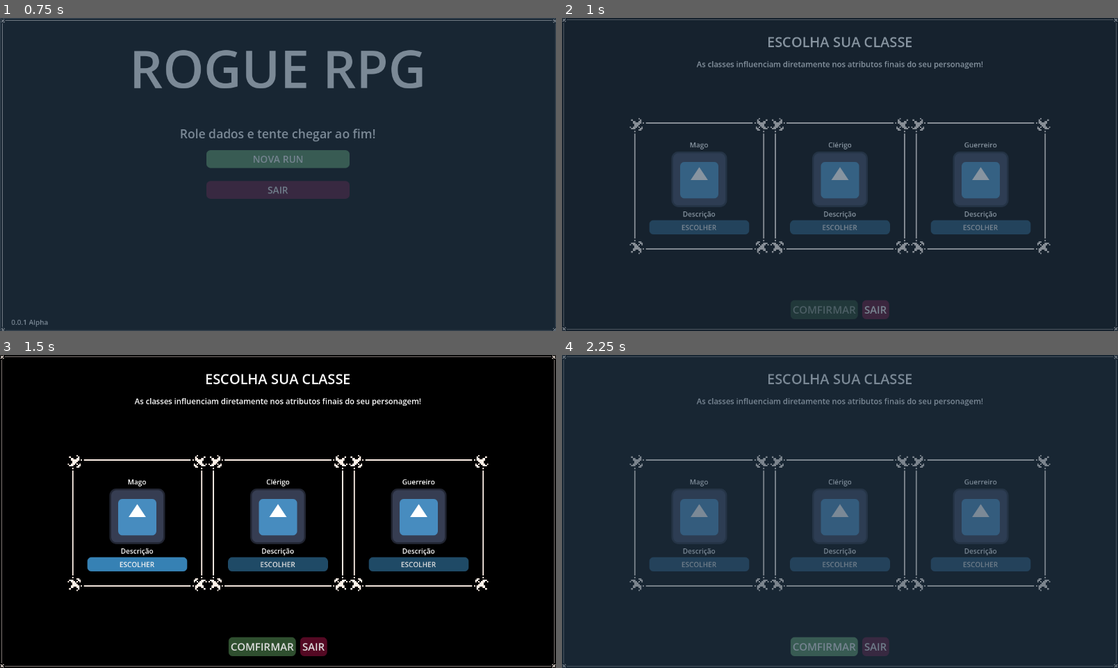
Above: before the commit, frames 1-4 (two rows, left to right).
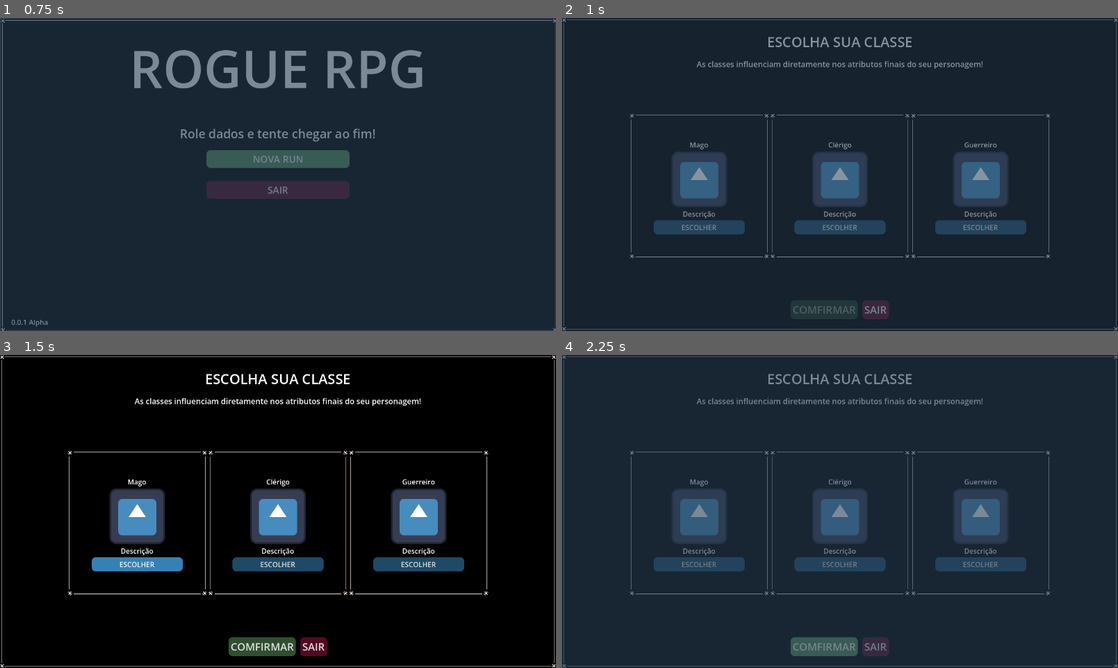
Above: after the commit, the same moments.

Repository: NouanGust/RogueRPG
Game: Godot game, scene res://Scenes/run/main_menu_scene.tscn
Two runs of this game, one before a commit and one after it. Both use one fixed random seed, a clock stepped at 60 frames per second and the inputs below. The engine's default icon, where the game draws it, is replaced by a stand-in: a white triangle on a blue panel in a dark square.
Inputs:
- Up to frame 1 (0.75 s): click "NOVA RUN" at 0.5 s
- Up to frame 2 (1 s): no input
- Up to frame 3 (1.5 s): click "ESCOLHER" at 1.25 s
- Up to frame 4 (2.25 s): click "COMFIRMAR" at 2 s

Frame 1 is identical in both runs. In frame 2, 2.4% of the frame differs, in the area x 12-88%, y 30-77%; in frame 3, 2.6%; in frame 4, 2.4%.

Commit message:
feat: Juice effects, sfx e bgm

Diff:
--- a/Scenes/Entities/enemy.tscn
+++ b/Scenes/Entities/enemy.tscn
@@ -1,11 +1,11 @@
 [gd_scene format=3 uid="uid://rysxpsnha4xb"]
 
-[ext_resource type="Script" uid="uid://kdhw0c46qma0" path="res://Scenes/Entities/enemy.gd" id="1_jr1g6"]
-[ext_resource type="Shader" uid="uid://bv5mxen2on5ev" path="res://Scenes/Entities/hit_flash.gdshader" id="2_4fpkd"]
+[ext_resource type="Script" uid="uid://kdhw0c46qma0" path="res://scenes/entities/enemy.gd" id="1_jr1g6"]
+[ext_resource type="Shader" uid="uid://bv5mxen2on5ev" path="res://scenes/entities/hit_flash.gdshader" id="2_4fpkd"]
 [ext_resource type="Texture2D" uid="uid://damjnxbr1b2ge" path="res://icon.svg" id="2_hlb8m"]
-[ext_resource type="Script" uid="uid://cvctj0pw14gwt" path="res://Scripts/Components/stats_component.gd" id="3_4fpkd"]
-[ext_resource type="Script" uid="uid://d3tx70s82u3ma" path="res://Scripts/Components/health_component.gd" id="4_wqw0c"]
-[ext_resource type="Script" uid="uid://b5js5veqeeo81" path="res://Scripts/Components/combat_component.gd" id="5_onntj"]
+[ext_resource type="Script" uid="uid://cvctj0pw14gwt" path="res://scripts/components/stats_component.gd" id="3_4fpkd"]
+[ext_resource type="Script" uid="uid://d3tx70s82u3ma" path="res://scripts/components/health_component.gd" id="4_wqw0c"]
+[ext_resource type="Script" uid="uid://b5js5veqeeo81" path="res://scripts/components/combat_component.gd" id="5_onntj"]
 
 [sub_resource type="ShaderMaterial" id="ShaderMaterial_wqw0c"]
 shader = ExtResource("2_4fpkd")
@@ -18,8 +18,8 @@
 
 [node name="Sprite2D2" type="Sprite2D" parent="." unique_id=408008699]
 modulate = Color(0, 0, 0, 0.56)
-position = Vector2(0, 26)
-scale = Vector2(0.1, 0.3)
+position = Vector2(0, 86)
+scale = Vector2(0.50000006, 0.056250002)
 texture = ExtResource("2_hlb8m")
 
 [node name="Sprite2D" type="Sprite2D" parent="." unique_id=924286466]
--- a/Scenes/battle/BattleScene.tscn
+++ b/Scenes/battle/BattleScene.tscn
@@ -1,16 +1,17 @@
 [gd_scene format=3 uid="uid://bjl1db2okea7h"]
 
-[ext_resource type="Script" uid="uid://8kwf686gj1kl" path="res://Scripts/Components/dice_roller.gd" id="1_jb5ws"]
-[ext_resource type="Script" uid="uid://dencu6ype82ob" path="res://Scenes/battle/battle_scene.gd" id="1_t3o3d"]
-[ext_resource type="PackedScene" uid="uid://blkvvo4kpqyln" path="res://Scenes/Entities/player.tscn" id="2_rpe18"]
-[ext_resource type="Script" uid="uid://cm5gejak3jpgh" path="res://Scripts/controllers/battle_controller.gd" id="2_vd1me"]
-[ext_resource type="PackedScene" uid="uid://rysxpsnha4xb" path="res://Scenes/Entities/enemy.tscn" id="3_vvcci"]
-[ext_resource type="Script" uid="uid://jnenpcaop27n" path="res://Scenes/battle/battle_ui.gd" id="4_rjp4h"]
-[ext_resource type="Script" uid="uid://hcscc6dcxeho" path="res://Scripts/resources/enemy_data.gd" id="6_qcili"]
-[ext_resource type="Resource" uid="uid://bfwcvfw2jbpkl" path="res://Scripts/resources/skeleton.tres" id="7_4ro08"]
-[ext_resource type="Resource" uid="uid://iaes6od38a84" path="res://Scripts/resources/shadow.tres" id="8_5u8xp"]
-[ext_resource type="PackedScene" uid="uid://2vo5yre3vjgh" path="res://Scenes/Entities/damage_text.tscn" id="8_vpuc1"]
-[ext_resource type="Resource" uid="uid://c3vlvd4lj2v86" path="res://Scripts/resources/stone_golem.tres" id="9_yvj2l"]
+[ext_resource type="Script" uid="uid://8kwf686gj1kl" path="res://scripts/components/dice_roller.gd" id="1_jb5ws"]
+[ext_resource type="Script" uid="uid://dencu6ype82ob" path="res://scenes/battle/battle_scene.gd" id="1_t3o3d"]
+[ext_resource type="PackedScene" uid="uid://blkvvo4kpqyln" path="res://scenes/entities/player.tscn" id="2_rpe18"]
+[ext_resource type="Script" uid="uid://cm5gejak3jpgh" path="res://scripts/controllers/battle_controller.gd" id="2_vd1me"]
+[ext_resource type="PackedScene" uid="uid://rysxpsnha4xb" path="res://scenes/entities/enemy.tscn" id="3_vvcci"]
+[ext_resource type="Script" uid="uid://jnenpcaop27n" path="res://scenes/battle/battle_ui.gd" id="4_rjp4h"]
+[ext_resource type="Script" uid="uid://hcscc6dcxeho" path="res://scripts/resources/enemy_data.gd" id="6_qcili"]
+[ext_resource type="Resource" uid="uid://bfwcvfw2jbpkl" path="res://scripts/resources/skeleton.tres" id="7_4ro08"]
+[ext_resource type="Resource" uid="uid://iaes6od38a84" path="res://scripts/resources/shadow.tres" id="8_5u8xp"]
+[ext_resource type="PackedScene" uid="uid://2vo5yre3vjgh" path="res://scenes/entities/damage_text.tscn" id="8_vpuc1"]
+[ext_resource type="AudioStream" uid="uid://bhoh3ou3nlhv8" path="res://Assets/Music/SFX/attack.mp3" id="9_xvy46"]
+[ext_resource type="Resource" uid="uid://c3vlvd4lj2v86" path="res://scripts/resources/stone_golem.tres" id="9_yvj2l"]
 [ext_resource type="Texture2D" uid="uid://b1psxojoqg768" path="res://Assets/Background/sky.png" id="11_4rstf"]
 [ext_resource type="Texture2D" uid="uid://c8xu5mphlnx5k" path="res://Assets/UI/panel-border-022.png" id="12_qcili"]
 [ext_resource type="Texture2D" uid="uid://x4f4hqpx1pdt" path="res://Assets/Background/hills&trees.png" id="12_vpuc1"]
@@ -19,6 +20,7 @@
 [ext_resource type="Texture2D" uid="uid://cfcoplx2bgcyu" path="res://Assets/Background/Battleground1.png" id="14_xvy46"]
 [ext_resource type="Texture2D" uid="uid://damjnxbr1b2ge" path="res://icon.svg" id="14_yvj2l"]
 [ext_resource type="Texture2D" uid="uid://d31vhh6u2yvmy" path="res://Assets/UI/spikecore.png" id="18_vpuc1"]
+[ext_resource type="AudioStream" uid="uid://xom27j2pc0c" path="res://Assets/Music/battleTheme.wav" id="20_5b2op"]
 
 [sub_resource type="StyleBoxTexture" id="StyleBoxTexture_vvcci"]
 texture = ExtResource("13_5u8xp")
@@ -63,6 +65,7 @@
 script = ExtResource("2_vd1me")
 enemy_pool = Array[ExtResource("6_qcili")]([ExtResource("7_4ro08"), ExtResource("8_5u8xp"), ExtResource("9_yvj2l")])
 damage_text_scene = ExtResource("8_vpuc1")
+attack_sfx = ExtResource("9_xvy46")
 metadata/_custom_type_script = "uid://cm5gejak3jpgh"
 
 [node name="BattleFieldLayer" type="Node" parent="." unique_id=360564739]
@@ -263,3 +266,8 @@
 
 [node name="Camera2D" type="Camera2D" parent="." unique_id=966493238]
 position = Vector2(640, 360)
+
+[node name="AudioStreamPlayer" type="AudioStreamPlayer" parent="." unique_id=1467497632]
+stream = ExtResource("20_5b2op")
+volume_db = -5.0
+autoplay = true
--- a/Scenes/run/class_card.tscn
+++ b/Scenes/run/class_card.tscn
@@ -7,6 +7,10 @@
 
 [sub_resource type="StyleBoxTexture" id="StyleBoxTexture_i4ldi"]
 texture = ExtResource("1_fnm7h")
+texture_margin_left = 10.0
+texture_margin_top = 10.0
+texture_margin_right = 10.0
+texture_margin_bottom = 10.0
 
 [node name="ClassCard" type="PanelContainer" unique_id=693902714]
 custom_minimum_size = Vector2(320, 260)
--- a/Scripts/controllers/attribute_roll_scene.gd
+++ b/Scripts/controllers/attribute_roll_scene.gd
@@ -58,12 +58,19 @@
 func _connect_buttons() -> void:
 	back_button.pressed.connect(_on_back_button_pressed)
 	roll_all_button.pressed.connect(_on_roll_all_button_pressed)
+	back_button.mouse_entered.connect(_on_back_button_hovered)
+	roll_all_button.mouse_entered.connect(_on_roll_all_button_hovered)
 	confirm_button.pressed.connect(_on_confirm_button_pressed)
+	confirm_button.mouse_entered.connect(_on_confirm_button_hovered)
 
 	strength_roll_button.pressed.connect(_on_strength_roll_button_pressed)
 	intelligence_roll_button.pressed.connect(_on_intelligence_roll_button_pressed)
 	faith_roll_button.pressed.connect(_on_faith_roll_button_pressed)
 	agility_roll_button.pressed.connect(_on_agility_roll_button_pressed)
+	strength_roll_button.mouse_entered.connect(_on_strength_roll_button_hovered)
+	intelligence_roll_button.mouse_entered.connect(_on_intelligence_roll_button_hovered)
+	faith_roll_button.mouse_entered.connect(_on_faith_roll_button_hovered)
+	agility_roll_button.mouse_entered.connect(_on_agility_roll_button_hovered)
 
 func _reset_value_labels() -> void:
 	strength_value_label.text = "-"
@@ -83,38 +90,66 @@
 	)
 
 func _on_strength_roll_button_pressed() -> void:
+	AudioManager.play_single_dice()
 	var result := _roll_die(selected_class.strength_dice)
 	rolled_attributes["strength"] = result
 	strength_value_label.text = str(result)
 	_update_confirm_state()
 
+func _on_strength_roll_button_hovered() -> void:
+	AudioManager.play_ui_hover()
+
 func _on_intelligence_roll_button_pressed() -> void:
+	AudioManager.play_single_dice()
 	var result := _roll_die(selected_class.intelligence_dice)
 	rolled_attributes["intelligence"] = result
 	intelligence_value_label.text = str(result)
 	_update_confirm_state()
 
+func _on_intelligence_roll_button_hovered() -> void:
+	AudioManager.play_ui_hover()
+
 func _on_faith_roll_button_pressed() -> void:
+	AudioManager.play_single_dice()
 	var result := _roll_die(selected_class.faith_dice)
 	rolled_attributes["faith"] = result
 	faith_value_label.text = str(result)
 	_update_confirm_state()
 
+func _on_faith_roll_button_hovered() -> void:
+	AudioManager.play_ui_hover()
+
 func _on_agility_roll_button_pressed() -> void:
+	AudioManager.play_single_dice()
 	var result := _roll_die(selected_class.agility_dice)
 	rolled_attributes["agility"] = result
 	agility_value_label.text = str(result)
 	_update_confirm_state()
 
+func _on_agility_roll_button_hovered() -> void:
+	AudioManager.play_ui_hover()
+
 func _on_roll_all_button_pressed() -> void:
+	AudioManager.play_multi_dice()
 	_on_strength_roll_button_pressed()
 	_on_intelligence_roll_button_pressed()
 	_on_faith_roll_button_pressed()
 	_on_agility_roll_button_pressed()
 
+func _on_roll_all_button_hovered() -> void:
+	AudioManager.play_ui_hover()
+
 func _on_confirm_button_pressed() -> void:
+	AudioManager.play_ui_click()
 	GameState.set_rolled_attributes(rolled_attributes)
 	SceneTransition.change_scene("res://scenes/battle/BattleScene.tscn")
 
+func _on_confirm_button_hovered() -> void:
+	AudioManager.play_ui_hover()
+
 func _on_back_button_pressed() -> void:
+	AudioManager.play_ui_cancel()
 	SceneTransition.change_scene("res://scenes/run/class_selection_scene.tscn")
+
+func _on_back_button_hovered() -> void:
+	AudioManager.play_ui_hover()
--- a/Scripts/controllers/battle_controller.gd
+++ b/Scripts/controllers/battle_controller.gd
@@ -12,6 +12,14 @@
 
 @export var enemy_pool: Array[EnemyData] = []
 @export var damage_text_scene: PackedScene
+
+# --- SFX ---
+@export_group("SFX")
+@export var attack_sfx: AudioStream
+@export var hurt_sfx: AudioStream
+@export var dice_sfx: AudioStream
+@export var item_sfx: AudioStream
+@export var heal_sfx: AudioStream
 
 var current_level: int = 1
 var current_turn: String = "player"
@@ -137,13 +145,15 @@
 	action_in_progress = true
 	var damage := player_node.combat_component.attack(enemy_node.stats_component, enemy_node.health_component)
 
+	AudioManager.play_sfx(attack_sfx)
+	trigger_hit_pause(0.08)
+
 	if damage_text_scene:
 		var text_node = damage_text_scene.instantiate()
 		add_child(text_node)
 		var spawn_pos = enemy_node.global_position + Vector2(0, -30)
 		text_node.start(damage, spawn_pos, damage >=5)
 
-	#trigger_hit_pause(0.08)
 
 	ui.log_damage("Você atacou e causou %d de dano." % damage)
 
--- a/Scripts/controllers/class_selection_scene.gd
+++ b/Scripts/controllers/class_selection_scene.gd
@@ -13,7 +13,9 @@
 
 func _ready() -> void:
 	back_button.pressed.connect(_on_back_button_pressed)
+	back_button.mouse_entered.connect(_on_back_button_hovered)
 	confirm_button.pressed.connect(_on_confirm_button_pressed)
+	confirm_button.mouse_entered.connect(_on_confirm_button_hovered)
 	confirm_button.disabled = true
 
 	if not GameState.run_active:
@@ -39,9 +41,17 @@
 func _on_confirm_button_pressed() -> void:
 	if selected_class == null:
 		return
+	AudioManager.play_ui_click()
 
 	SceneTransition.change_scene("res://scenes/run/attribute_roll_scene.tscn")
 
+func _on_confirm_button_hovered() -> void:
+	AudioManager.play_ui_hover()
+
 func _on_back_button_pressed() -> void:
+	AudioManager.play_ui_cancel()
 	GameState.reset_run()
 	SceneTransition.change_scene("res://scenes/run/main_menu_scene.tscn")
+
+func _on_back_button_hovered() -> void:
+	AudioManager.play_ui_hover()
--- a/Scripts/controllers/main_menu_scene.gd
+++ b/Scripts/controllers/main_menu_scene.gd
@@ -7,13 +7,24 @@
 @onready var quit_button: Button = $MarginContainer/ButtonsVBox/QuitButton
 
 func _ready() -> void:
+	AudioManager.play_menu_music()
 	new_run_button.pressed.connect(_on_new_run_button_pressed)
+	new_run_button.mouse_entered.connect(_on_new_run_button_hovered)
+
 	quit_button.pressed.connect(_on_quit_button_pressed)
+	quit_button.mouse_entered.connect(_on_quit_button_hovered)
 
 func _on_new_run_button_pressed() -> void:
 	GameState.start_new_run()
 	SceneTransition.change_scene("res://scenes/run/class_selection_scene.tscn")
-	#get_tree().change_scene_to_packed()
+	AudioManager.play_ui_click()
+
+func _on_new_run_button_hovered() -> void:
+	AudioManager.play_ui_hover()
 
 func _on_quit_button_pressed() -> void:
+	AudioManager.play_ui_cancel()
 	get_tree().quit()
+
+func _on_quit_button_hovered() -> void:
+	AudioManager.play_ui_hover()
--- /dev/null
+++ b/Scripts/globals/audio_manager.gd
@@ -0,0 +1,55 @@
+extends Node
+
+@onready var menu_music_player: AudioStreamPlayer = $MenuMusicPlayer
+
+@export_group("UI")
+@export var ui_click_sfx: AudioStream
+@export var ui_hover_sfx: AudioStream
+@export var ui_cancel_sfx: AudioStream
+@export var ui_choose: AudioStream
+@export var single_dice_rool: AudioStream
+@export var multi_dice_rool: AudioStream
+
+
+func play_menu_music() -> void:
+	if not menu_music_player.playing:
+		menu_music_player.play()
+
+
+func stop_music() -> void:
+	if menu_music_player.playing:
+		menu_music_player.stop()
+
+func play_ui_click() -> void:
+	play_sfx(ui_click_sfx, false)
+
+func play_ui_cancel() -> void:
+	play_sfx(ui_cancel_sfx, false)
+
+func play_ui_hover() -> void:
+	play_sfx(ui_hover_sfx, false)
+
+func play_ui_choose() -> void:
+	play_sfx(ui_choose, false)
+
+func play_single_dice() -> void:
+	play_sfx(single_dice_rool, true)
+
+func play_multi_dice() -> void:
+	play_sfx(multi_dice_rool, true)
+
+
+
+func play_sfx(stream: AudioStream, randomize_pitch: bool = true) -> void:
+	if stream == null: return
+
+	var player := AudioStreamPlayer.new()
+	player.stream = stream
+
+	if randomize_pitch:
+		player.pitch_scale = randf_range(0.9, 1.1)
+
+	add_child(player)
+	player.play()
+
+	player.finished.connect(player.queue_free)
--- /dev/null
+++ b/Scripts/globals/audio_manager.tscn
@@ -0,0 +1,23 @@
+[gd_scene format=3 uid="uid://bxcb145mwjbmy"]
+
+[ext_resource type="Script" uid="uid://c65mx83sonvl2" path="res://scripts/globals/audio_manager.gd" id="1_x8dra"]
+[ext_resource type="AudioStream" uid="uid://by0n4sp4g18xi" path="res://Assets/Music/SFX/UI_click.mp3" id="2_anbiu"]
+[ext_resource type="AudioStream" uid="uid://cw1ue6rpwduuw" path="res://Assets/Music/MenuTheme.mp3" id="2_jajao"]
+[ext_resource type="AudioStream" uid="uid://ccm6ip3ocj02a" path="res://Assets/Music/SFX/UI_hover.mp3" id="3_s0vh8"]
+[ext_resource type="AudioStream" uid="uid://dd773eqirtuyu" path="res://Assets/Music/SFX/single_dice.mp3" id="4_3u35t"]
+[ext_resource type="AudioStream" uid="uid://bbqw50enkvy2k" path="res://Assets/Music/SFX/UI_cancel.wav" id="4_hks6a"]
+[ext_resource type="AudioStream" uid="uid://2twdcj8bysqe" path="res://Assets/Music/SFX/UI_choose.wav" id="5_dhp6k"]
+[ext_resource type="AudioStream" uid="uid://dlsvw371sj0gc" path="res://Assets/Music/SFX/multi_dice.mp3" id="5_hks6a"]
+
+[node name="MenuMusicPlayer" type="Node" unique_id=120785792]
+script = ExtResource("1_x8dra")
+ui_click_sfx = ExtResource("2_anbiu")
+ui_hover_sfx = ExtResource("3_s0vh8")
+ui_cancel_sfx = ExtResource("4_hks6a")
+ui_choose = ExtResource("5_dhp6k")
+single_dice_rool = ExtResource("4_3u35t")
+multi_dice_rool = ExtResource("5_hks6a")
+
+[node name="MenuMusicPlayer" type="AudioStreamPlayer" parent="." unique_id=1668632957]
+stream = ExtResource("2_jajao")
+volume_db = -6.0
--- a/Scripts/ui/class_card.gd
+++ b/Scripts/ui/class_card.gd
@@ -16,6 +16,7 @@
 
 func _ready() -> void:
 	confirm_button.pressed.connect(_on_selected_button_pressed)
+	confirm_button.mouse_entered.connect(_on_selected_button_hovered)
 	if class_data != null:
 		setup(class_data)
 
@@ -38,4 +39,8 @@
 	)
 
 func _on_selected_button_pressed() -> void:
+	AudioManager.play_ui_choose()
 	class_chosen.emit(class_data)
+
+func _on_selected_button_hovered() -> void:
+	AudioManager.play_ui_hover()
--- a/project.godot
+++ b/project.godot
@@ -19,6 +19,7 @@
 
 GameState="*uid://cd1h37qc64tjy"
 SceneTransition="*uid://c350budg7i61"
+AudioManager="*uid://bxcb145mwjbmy"
 
 [display]
 
Not shown, added: Assets/Music/MenuTheme.mp3.import
Not shown, added: Assets/Music/SFX/UI_cancel.wav.import
Not shown, added: Assets/Music/SFX/UI_choose.wav.import
Not shown, added: Assets/Music/SFX/UI_click.mp3.import
Not shown, added: Assets/Music/SFX/UI_hover.mp3.import
Not shown, added: Assets/Music/SFX/attack.mp3.import
Not shown, added: Assets/Music/SFX/multi_dice.mp3.import
Not shown, added: Assets/Music/SFX/single_dice.mp3.import
Not shown, added: Assets/Music/battleTheme.wav.import
Not shown, added: Scripts/globals/audio_manager.gd.uid
Not shown, added: Assets/Music/MenuTheme.mp3
Not shown, added: Assets/Music/SFX/UI_cancel.wav
(and 7 more such lines)
